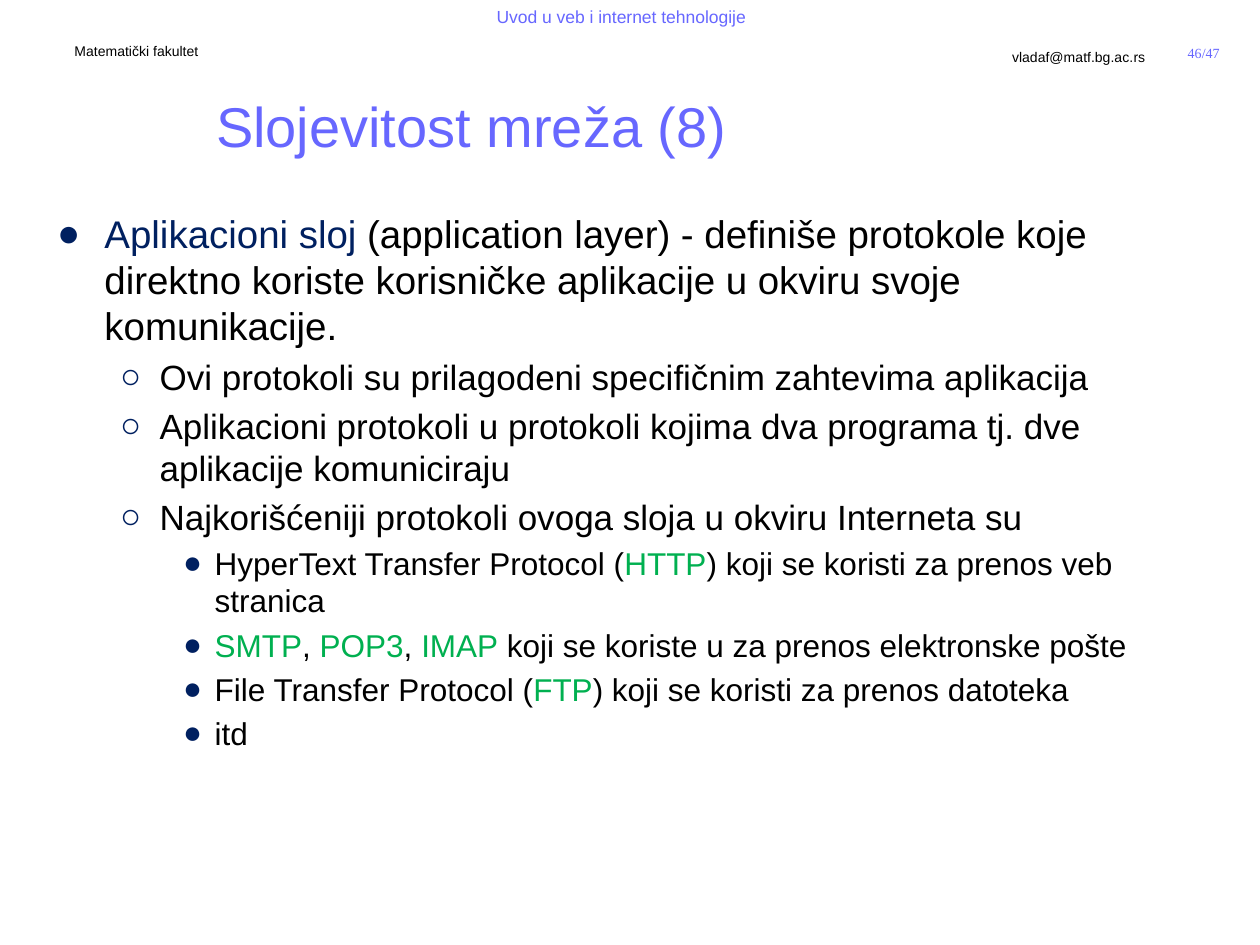
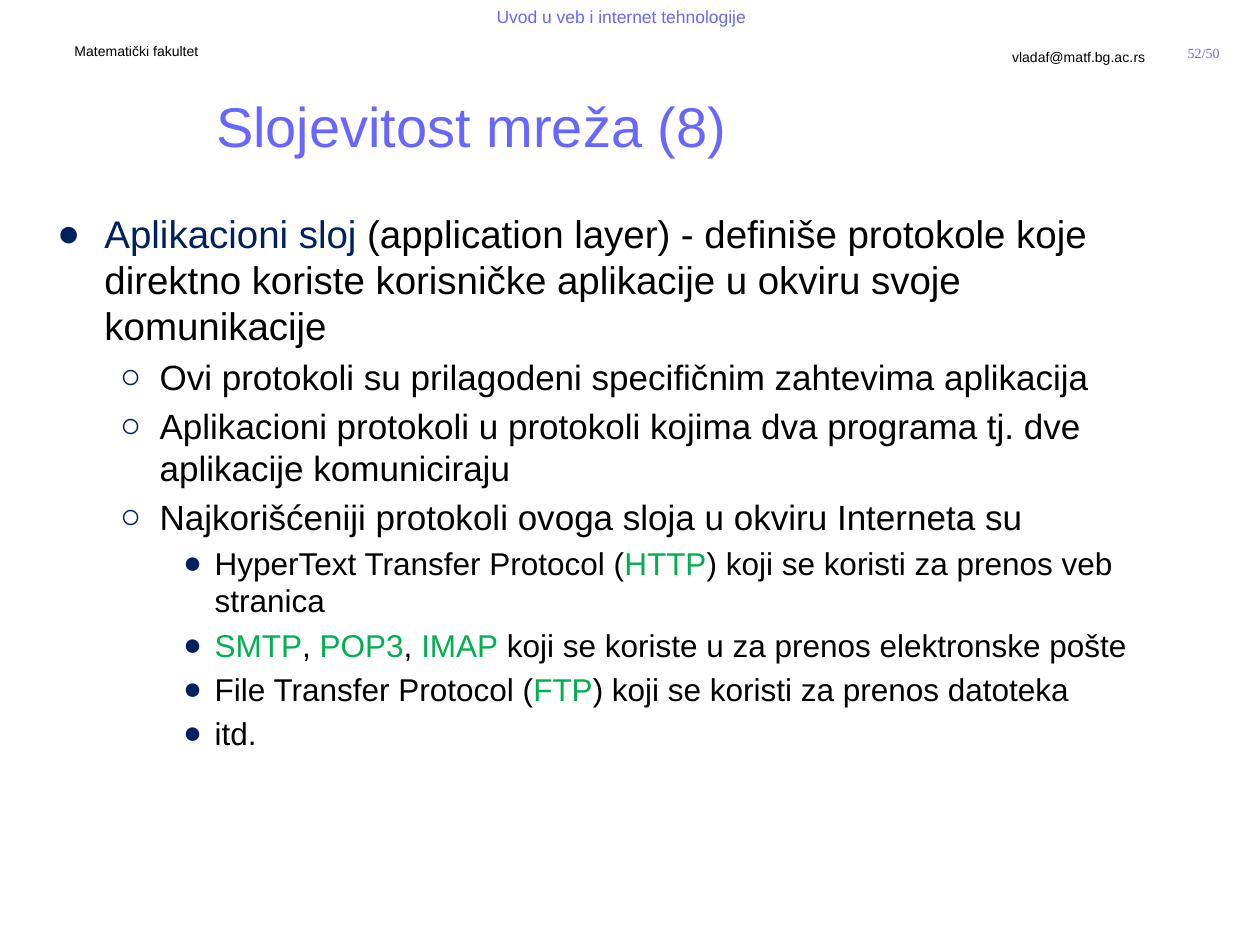
Before and after one commit to MatfUVIT/info, a slide deck: slide 52 of predavanja/prezentacije/UVIT01-01-Uvod u racunarske mreze.pptx (slide 46 before the commit). Drawn at 1260x945 pixels with LibreOffice and Linux fonts; fonts in the diff are those of the drawing; background and template pictures are left out. Boxes give left, top, right and bottom in pixels: in the first picture for what was removed or moved away, otherwise in the second. Text is boxed around its words. In the diff, an @@ line names an element or a change of style, - is before the commit and + after.

```diff
--- a/predavanja/prezentacije/UVIT01-01-Uvod u racunarske mreze.pptx
+++ b/predavanja/prezentacije/UVIT01-01-Uvod u racunarske mreze.pptx
@@ page number at (1188, 49, 1220, 58): text changed @@
-46/47
+52/50
@@ text at (104, 220, 1087, 348): text changed @@
-● Aplikacioni sloj (application layer) - definiše protokole koje direktno koriste korisničke aplikacije u okviru svoje komunikacije.
+● Aplikacioni sloj (application layer) - definiše protokole koje direktno koriste korisničke aplikacije u okviru svoje komunikacije
@@ text at (215, 722, 257, 746): text changed @@
-    ● itd
+    ● itd.
```
Also in this commit, not shown: 26 other slides changed, 7 slides added, 1 slide removed, 4 other files.
